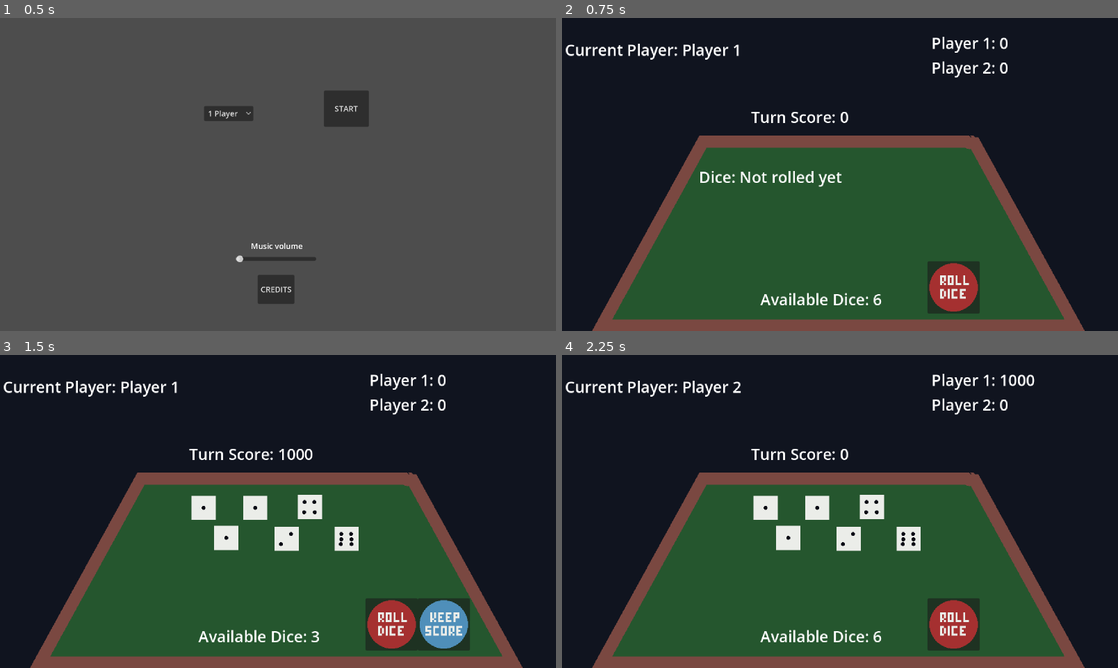
Above: before the commit, frames 1-4 (two rows, left to right).
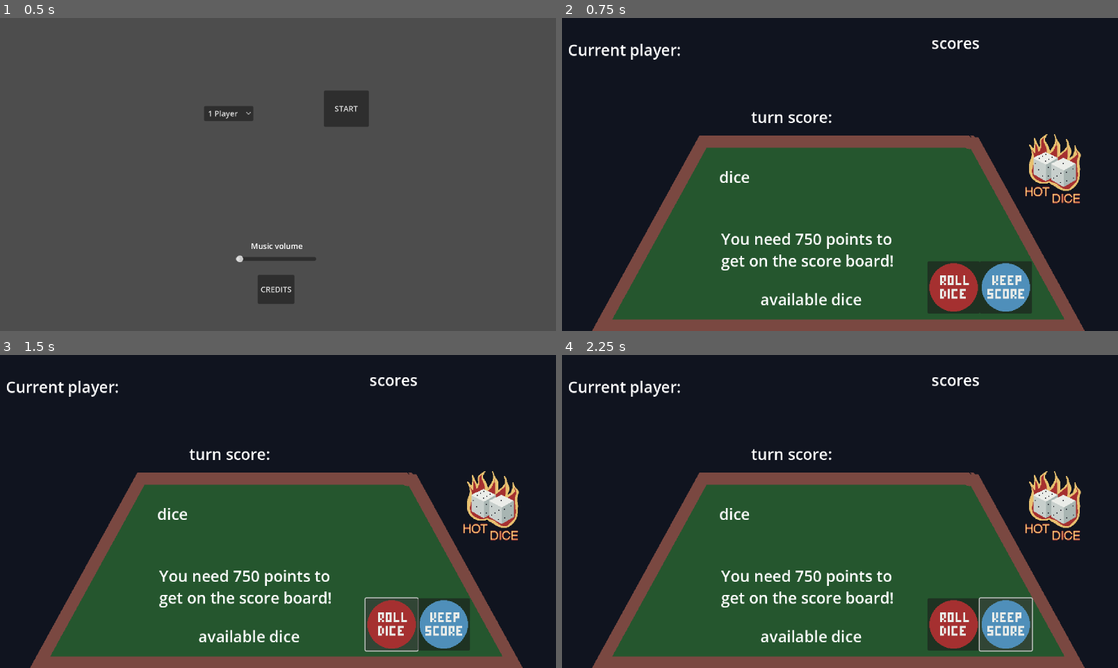
Above: after the commit, the same moments.

Repository: martinbriebac/10-000
Game: Godot game, scene res://scenes/setup_scene.tscn
The game is run twice, just before and just after one commit, with the same random seed, the same clock (stepped at 60 frames per second) and the same inputs.
Inputs (mouse positions are in pixels of both pictures, inside the frame that each line leads up to):
- Up to frame 1 (0.5 s): no input
- Up to frame 2 (0.75 s): click "START" at 0.5 s
- Up to frame 3 (1.5 s): click (389, 624) at 1.25 s
- Up to frame 4 (2.25 s): click (1006, 624) at 2 s

Frame 1 is identical in both runs. In frame 2, 6.4% of the frame differs, in the area x 0-94%, y 6-95%; in frame 3, 6.8%; in frame 4, 7.9%.
Error after the commit: Parse Error: Expected statement, found "else" instead. (res://scripts/table.gd:268)

Commit message:
added highlight to scoring dice

Diff:
--- a/scripts/die.gd
+++ b/scripts/die.gd
@@ -21,7 +21,7 @@
 func _process(delta):
 	if is_rolling:
 		roll_timer += delta
-		if roll_timer < roll_speed:
+		if roll_timer < roll_duration:
 			# Change face rapidly during rolling
 			current_face = (current_face+1) % 6
 			$die_face.texture = dice_faces[current_face]
@@ -32,18 +32,24 @@
 
 
 func start_rolling(value):
-	print("Die starting to roll, target value: ", value)
 	is_rolling = true
 	roll_timer = 0.0
 	final_value = value
+	print("Die starting to roll, target value: ", value)
 
 func stop_rolling():
-	print("Die finished rolling, final value: ", final_value)
 	is_rolling = false
 	current_face = final_value - 1
 	$die_face.texture = dice_faces[current_face]
+	print("Die finished rolling, final value: ", final_value)
+	emit_signal("roll_completed") # Emit the signal when rolling stops
 	print("Emitting roll_completed signal")
-	emit_signal("roll_completed") # Emit the signal when rolling stops
 
 func get_value():
 	return current_face + 1
+
+func highlight_as_scoring():
+	modulate = Color(1, 0.5, 0.5) # Light red tint
+
+func remove_highlight():
+	modulate = Color(1, 1, 1) # Reset to normal color
--- a/scripts/table.gd
+++ b/scripts/table.gd
@@ -223,13 +223,17 @@
 					throw_score += 500 * pow(2, counts[i] - 3)
 				else:
 					throw_score += (i +1) * 100 * pow(2, counts[i] - 3)
-				scoring_dice += counts[i]
+				for j in range(counts[i]):
+					scoring_dice.append(dice_values.find(i + 1, scoring_dice.size()))
 
 	# Add points for single 1s and 5s
-	if not special_rule:
-		throw_score += (counts[0] % 3) * 100
-		throw_score += (counts[4] % 3) * 50
-		scoring_dice += (counts[0] % 3) + (counts[4] % 3)
+		for i in range(dice_values.size()):
+			if dice_values[i] ==1 and i not in scoring_dice:
+				throw_score += 100
+				scoring_dice.append(i)
+			elif dice_values[i] == 5 and i not in scoring_dice:
+				throw_score += 50
+				scoring_dice.apend(i)
 
 	# Hot dice logic
 	hot_dice = (scoring_dice == available_dice)
@@ -237,7 +241,7 @@
 	if hot_dice:
 		available_dice = 6
 	else:
-		available_dice -= scoring_dice
+		available_dice -= scoring_dice.size()
 		if available_dice < 0:
 			available_dice = 6
 		elif available_dice == 0:
@@ -251,7 +255,18 @@
 
 	print("Throw score: ", throw_score, " Available dice: ", available_dice, " Hot dice: ", hot_dice)
 
+	# Highlight scoring dice
+	highlight_scoring_dice(scoring_dice)
+
 	return [throw_score, instant_win]
+
+
+func highlight_scoring_dice(scoring_dice):
+	for i in range(dice_instances.size()):
+		for j in scoring_dice:
+			dice_instances[i].highlight_as_scoring()
+			else:
+			dice_instances[i].remove_highlight()
 
 func update_display():
 	if dice_values.is_empty():
